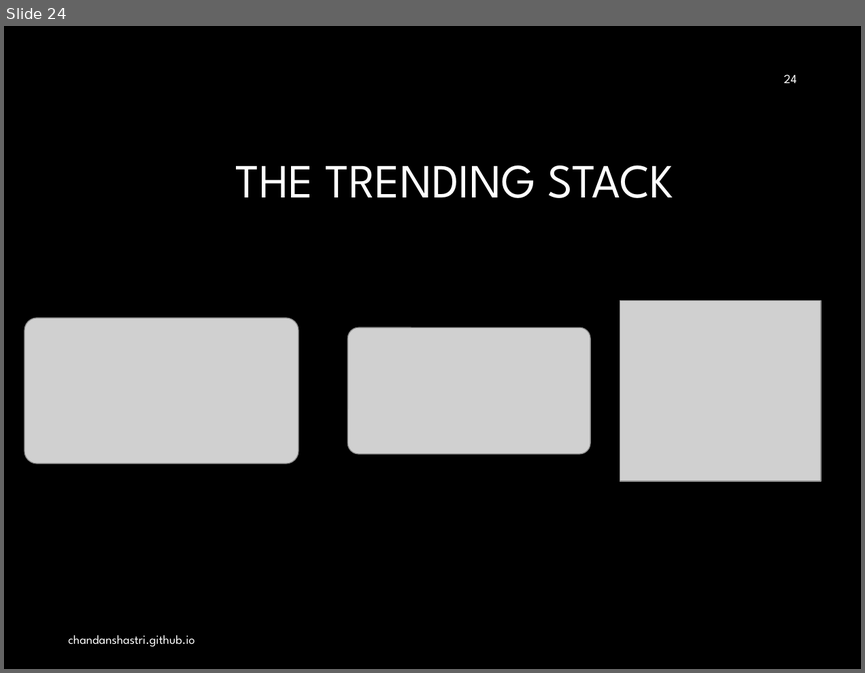
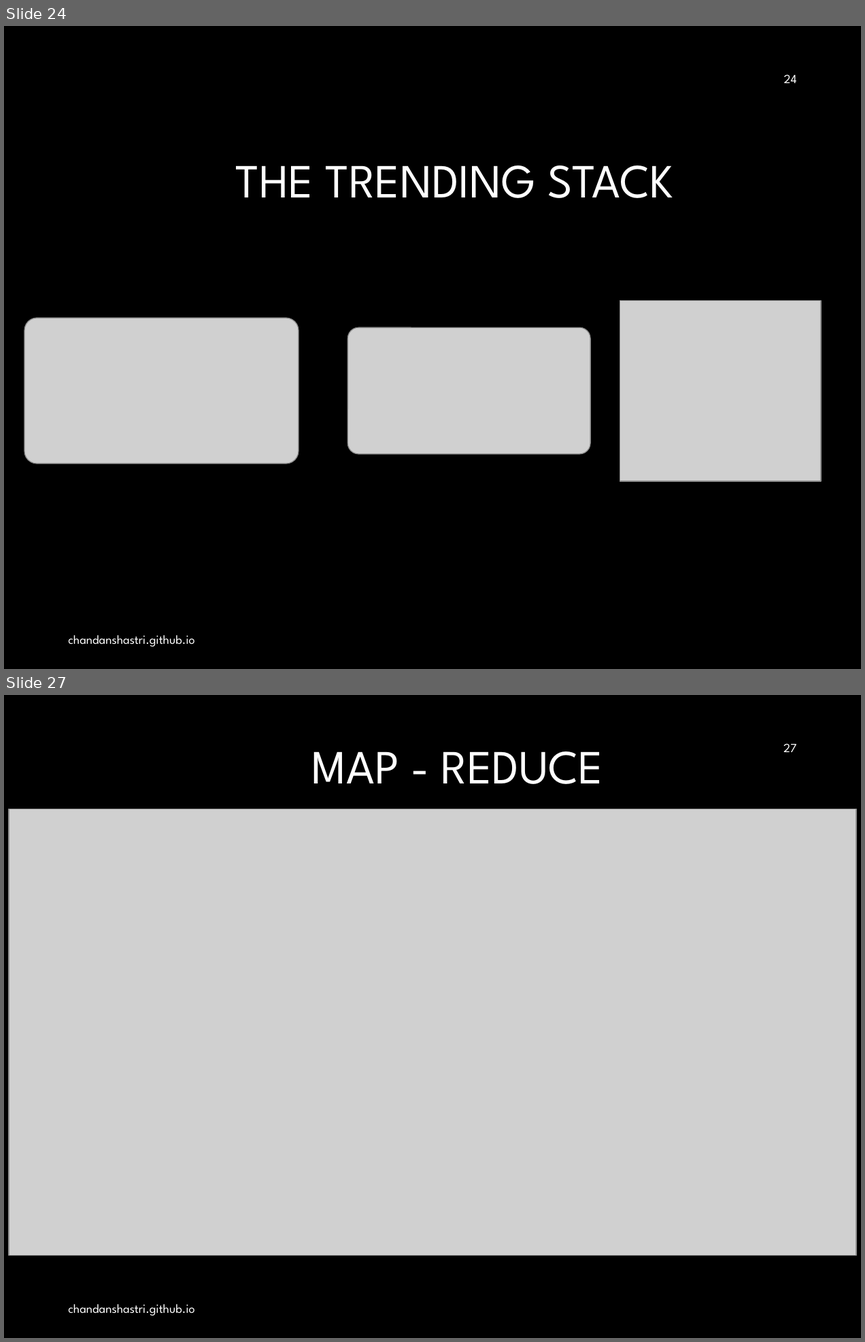
Before and after one commit to ChandanShastri/chandanshastri.github.io, a slide deck: data/talk.pptx. Shown one above the other, each under a label of ours: slide 24 before the commit, slides 24 and 27 after it; the slides between them are not shown. The pictures are 865x673 and 865x1342 pixels, drawn with LibreOffice and Linux fonts; fonts in the diff are those of the drawing; grey boxes stand for pictures; background and template pictures are left out. Boxes give left, top, right and bottom in pixels: in the first picture for what was removed or moved away, otherwise in the second. Text is boxed around its words. In the diff, an @@ line names an element or a change of style, - is before the commit and + after.

```diff
--- a/data/talk.pptx
+++ b/data/talk.pptx
@@ slide 27 added at [4, 695, 861, 1338], background #000000 @@
@@ title added at [312, 751, 604, 784], 40 pt, text #FFFFFF @@
+MAP - REDUCE
@@ page number added at [783, 743, 796, 752], 10.5 pt, text #FFFFFF @@
+27
@@ picture added at [9, 809, 857, 1255] @@
@@ text added at [68, 1304, 194, 1315], 10.5 pt, text #FFFFFF @@
+chandanshastri.github.io
```
Also in this commit, not shown: 10 other slides added, 4 other files.
